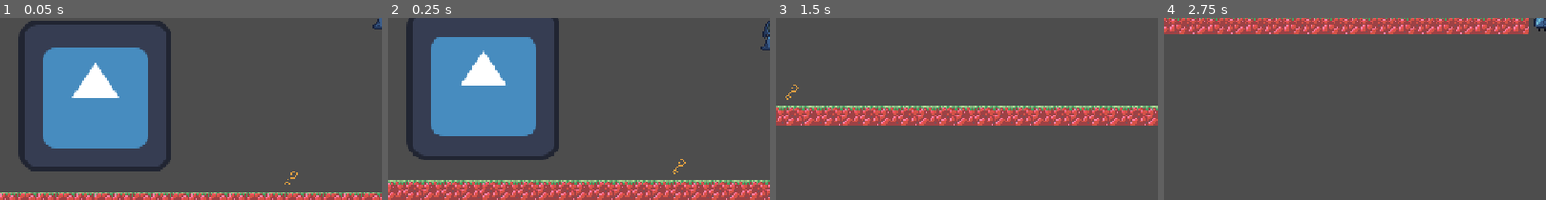
Above: before the commit, frames 1-4 (left to right).
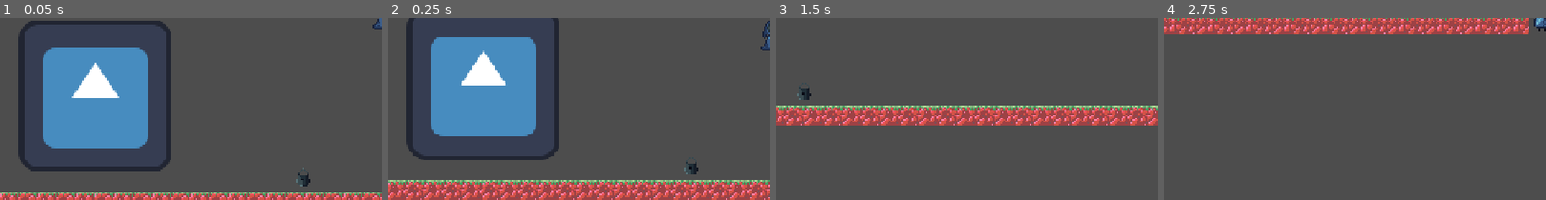
Above: after the commit, the same moments.

Repository: Viikuu/MaskGame
Game: Godot game, scene res://test_scenes/gelo_test.tscn
Same seed, same stepped clock (60 frames per second), same inputs: the game is played once before the commit and once after it. This scene is started directly instead of the project's main scene. The engine's default icon, where the game draws it, is replaced by a stand-in: a white triangle on a blue panel in a dark square.
Inputs:
- Up to frame 1 (0.05 s): no input
- Up to frame 2 (0.25 s): no input
- Up to frame 3 (1.5 s): tap Enter (interact) at 0.5, 0.6, 1.35 s; hold Right (move_right) from 0.53 s (still down); tap Space (jump) at 0.77 s
- Up to frame 4 (2.75 s): tap Space (jump) at 1.52 s; release Right (move_right) at 2.03 s; hold Left (move_left) from 2.03 s (still down); tap M (mask_future) at 2.1 s; tap Enter (interact) at 2.3 s
The pictures show only the part of the screen within x 0-50%, y 46-96%; the shares and areas given below are measured in that part.

The runs differ from the first frame. In frame 1, 0.2% of the frame differs, in the area x 74-82%, y 82-93%; in frame 2, 0.2%; in frame 3, 0.2%; in frame 4, nothing differs.

Commit message:
lock and key

Diff:
--- a/project.godot
+++ b/project.godot
@@ -18,6 +18,7 @@
 [autoload]
 
 MaskManager="*res://scripts/mask_manager.gd"
+InventoryManager="*res://scripts/inventory/inventory_manager.gd"
 
 [display]
 
--- /dev/null
+++ b/scenes/lock.tscn
@@ -0,0 +1,20 @@
+[gd_scene load_steps=5 format=3 uid="uid://d16lob5v8afp2"]
+
+[ext_resource type="Script" uid="uid://d0w6iafsm2i4d" path="res://scripts/lock.gd" id="1_40mgl"]
+[ext_resource type="PackedScene" uid="uid://b3qvopux5mj5d" path="res://scenes/interactable.tscn" id="2_hpkde"]
+[ext_resource type="Texture2D" uid="uid://ctl7308k18k4l" path="res://art_me/Lock.png" id="3_40mgl"]
+
+[sub_resource type="RectangleShape2D" id="RectangleShape2D_wy8tx"]
+
+[node name="Lock" type="Node2D"]
+script = ExtResource("1_40mgl")
+
+[node name="Interactable" parent="." instance=ExtResource("2_hpkde")]
+collision_layer = 12
+only_once = true
+
+[node name="InteractionAndMaskZone" type="CollisionShape2D" parent="Interactable"]
+shape = SubResource("RectangleShape2D_wy8tx")
+
+[node name="Sprite2D" type="Sprite2D" parent="."]
+texture = ExtResource("3_40mgl")
--- a/scripts/interactable.gd
+++ b/scripts/interactable.gd
@@ -23,4 +23,8 @@
 		return false
 	if is_in_group("show_in_future") and MaskManager.current_mask != MaskManager.MASK.FUTURE:
 		return false
+
+	if owner.has_method("can_interact"):
+		return owner.can_interact()
+
 	return true
--- /dev/null
+++ b/scripts/inventory/inventory_manager.gd
@@ -0,0 +1,14 @@
+extends Node
+
+var current_item: Item = null
+
+func add_item(item: Item) -> bool:
+	if current_item == null:
+		current_item = item
+		return true
+	else:
+		return false
+
+func use_item():
+	current_item.use()
+	current_item = null
--- /dev/null
+++ b/scripts/inventory/item.gd
@@ -0,0 +1,11 @@
+class_name Item
+
+func _init():
+	pass
+
+func use():
+	pass
+
+class Key extends Item:
+	func use():
+		print("key has been used")
--- a/scripts/key.gd
+++ b/scripts/key.gd
@@ -5,5 +5,9 @@
 func _ready() -> void:
 	interactable.interacted.connect(_on_key_interacted)
 
+func can_interact():
+	return InventoryManager.current_item == null
+
 func _on_key_interacted():
 	print("key has been picked up")
+	InventoryManager.add_item(Item.Key.new())
--- /dev/null
+++ b/scripts/lock.gd
@@ -0,0 +1,13 @@
+extends Node
+
+@onready var interactable: Interactable = $Interactable
+
+func _ready() -> void:
+	interactable.interacted.connect(_on_lock_interacted)
+
+func can_interact():
+	return InventoryManager.current_item is Item.Key
+
+func _on_lock_interacted():
+	print("lock has been unlocked")
+	InventoryManager.use_item()
--- a/test_scenes/gelo_test.tscn
+++ b/test_scenes/gelo_test.tscn
@@ -1,10 +1,11 @@
-[gd_scene load_steps=11 format=4 uid="uid://bsb6yxtgcuoe1"]
+[gd_scene load_steps=12 format=4 uid="uid://bsb6yxtgcuoe1"]
 
 [ext_resource type="PackedScene" uid="uid://c2v13tvie2ist" path="res://scenes/killzone.tscn" id="1_lb3qe"]
 [ext_resource type="PackedScene" uid="uid://bt3loh5cols1i" path="res://scenes/player.tscn" id="2_eucnt"]
 [ext_resource type="Texture2D" uid="uid://cncxt2uayoltn" path="res://tileset/placeholder.png" id="3_igvhm"]
 [ext_resource type="Texture2D" uid="uid://58snakp02h6f" path="res://icon.svg" id="4_tjhe0"]
 [ext_resource type="PackedScene" uid="uid://ckmbprht7fa8w" path="res://scenes/key.tscn" id="5_w7hpy"]
+[ext_resource type="PackedScene" uid="uid://d16lob5v8afp2" path="res://scenes/lock.tscn" id="6_qxm24"]
 
 [sub_resource type="RectangleShape2D" id="RectangleShape2D_1bvp3"]
 size = Vector2(98, 90)
@@ -130,8 +131,8 @@
 scale = Vector2(1, 0.9953845)
 shape = SubResource("RectangleShape2D_jyhfs")
 
-[node name="Key" parent="." instance=ExtResource("5_w7hpy")]
-position = Vector2(414, 450)
-
 [node name="KeyInFuture" parent="." groups=["show_in_future"] instance=ExtResource("5_w7hpy")]
 position = Vector2(693, 449)
+
+[node name="Lock" parent="." instance=ExtResource("6_qxm24")]
+position = Vector2(425, 449)
Not shown, added: scripts/inventory/inventory_manager.gd.uid
Not shown, added: scripts/inventory/item.gd.uid
Not shown, added: scripts/lock.gd.uid
